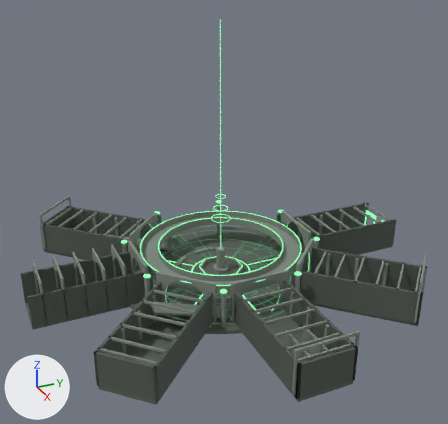
A saved change to the glTF model room/models/lobby.glb.
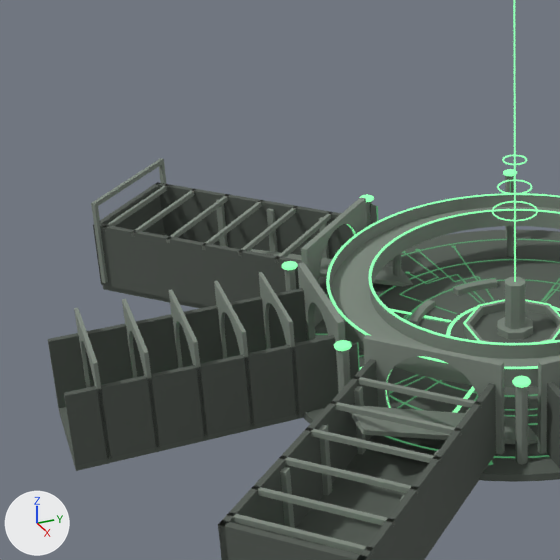
Old and new are each drawn whole from a 50 mm lens placed at (82.2, -36.4, 51.7), pointed at (5.4, -1.9, 13.3) and again close up on the part from 0% to 54% of the width and 30% to 87% of the height. Every picture has the same lights, and +X, +Y and +Z are marked at lower left. The last two pictures show the newer version. Where no turn or scale is listed for an object, it has been applied to the vertices.

Names of what the first close-up shows: 'lobby-000', 'lobby-007', 'lobby-008', 'lobby-009', 'lobby-011', 'lobby-012', 'lobby-057', 'lobby-058', 'lobby-059', 'lobby-061', 'lobby-069', 'lobby-070', 'lobby-088', 'lobby-089', 'lobby-090', 'lobby-091', 'lobby-092', 'lobby-141' and 63 more.
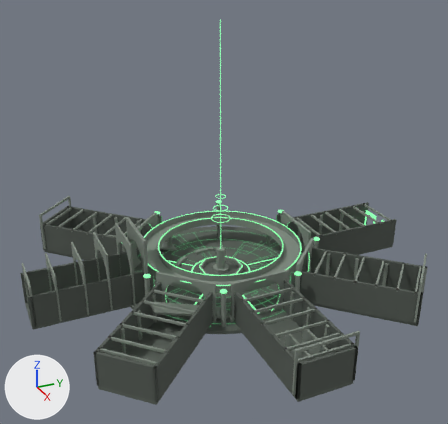
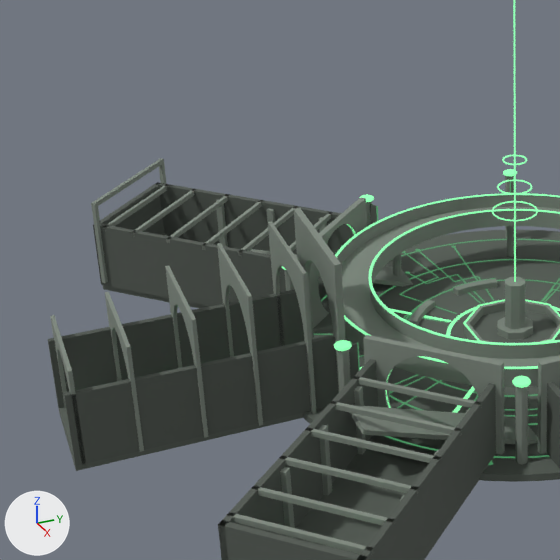
The change, as a list of edits to the scene's bpy script:
```text
Change me_geometry_9:
    used by ob_lobby_009; location = (0.0, 0.0, 0.0)
    remove me_geometry_9.from_pydata(...)  # 142 vertices, 280 faces; spans x -4.5..4.5, y -14.23..-13.77, z 0.0..6.5
    add me_geometry_9.from_pydata(...)  # 142 vertices, 280 faces; spans x -4.5..4.5, y -14.23..-13.77, z 0.0..10.6
    me_geometry_9 part 1: 138 of 142 vertices moved; they spanned x -4.5..4.5, y -14.23..-13.77, z 0.0..6.5 and now span x -4.5..4.5, y -14.23..-13.77, z 0.0..10.6; mean shift (0.0, 0.0, 2.86); largest move (-4.5, -13.77, 6.5) -> (-4.5, -13.77, 10.6)
Change me_geometry_88:
    used by ob_lobby_088; location = (0.0, 0.0, 0.0)
    remove me_geometry_88.from_pydata(...)  # 142 vertices, 280 faces; spans x -3.7..3.7, y -17.12..-16.88, z 0.0..6.8
    add me_geometry_88.from_pydata(...)  # 142 vertices, 280 faces; spans x -4.1..4.1, y -16.12..-15.88, z 0.0..10.2
    me_geometry_88 part 2: 142 of 142 vertices moved; they spanned x -3.7..3.7, y -17.12..-16.88, z 0.0..6.8 and now span x -4.1..4.1, y -16.12..-15.88, z 0.0..10.2; mean shift (0.0, 1.0, 2.28)
Change me_geometry_89:
    used by ob_lobby_089; location = (0.0, 0.0, 0.0)
    remove me_geometry_89.from_pydata(...)  # 142 vertices, 280 faces; spans x -3.7..3.7, y -20.12..-19.88, z 0.0..6.8
    add me_geometry_89.from_pydata(...)  # 142 vertices, 280 faces; spans x -4.0..4.0, y -19.62..-19.38, z 0.0..9.33
    me_geometry_89 part 3: 142 of 142 vertices moved; they spanned x -3.7..3.7, y -20.12..-19.88, z 0.0..6.8 and now span x -4.0..4.0, y -19.62..-19.38, z 0.0..9.33; mean shift (0.0, 0.5, 1.69)
Change me_geometry_90:
    used by ob_lobby_090; location = (0.0, 0.0, 0.0)
    remove me_geometry_90.from_pydata(...)  # 142 vertices, 280 faces; spans x -3.7..3.7, y -23.12..-22.88, z 0.0..6.8
    add me_geometry_90.from_pydata(...)  # 142 vertices, 280 faces; spans x -3.91..3.91, y -23.12..-22.88, z 0.0..8.46
    me_geometry_90 part 4: 142 of 142 vertices moved; they spanned x -3.7..3.7, y -23.12..-22.88, z 0.0..6.8 and now span x -3.91..3.91, y -23.12..-22.88, z 0.0..8.46; mean shift (0.0, 0.0, 1.09)
Change me_geometry_91:
    used by ob_lobby_091; location = (0.0, 0.0, 0.0)
    remove me_geometry_91.from_pydata(...)  # 142 vertices, 280 faces; spans x -3.7..3.7, y -26.12..-25.88, z 0.0..6.8
    add me_geometry_91.from_pydata(...)  # 142 vertices, 280 faces; spans x -3.8..3.8, y -27.12..-26.88, z 0.0..7.47
    me_geometry_91 part 5: 142 of 142 vertices moved; they spanned x -3.7..3.7, y -26.12..-25.88, z 0.0..6.8 and now span x -3.8..3.8, y -27.12..-26.88, z 0.0..7.47; mean shift (0.0, -1.0, 0.41)
Change me_geometry_92:
    used by ob_lobby_092; location = (0.0, 0.0, 0.0)
    remove me_geometry_92.from_pydata(...)  # 142 vertices, 280 faces; spans x -3.7..3.7, y -29.12..-28.88, z 0.0..6.8
    add me_geometry_92.from_pydata(...)  # 142 vertices, 280 faces; spans x -3.7..3.7, y -30.62..-30.38, z 0.0..6.6
    me_geometry_92 part 6: all 134 vertices in x -3.7..3.7, y -29.12..-28.88, z 3.0..6.8 are moved by (0.0, -1.5, -0.2)
    me_geometry_92 part 7: all 8 vertices in x -3.7..3.7, y -29.12..-28.88, z 0.0 are moved by (0.0, -1.5, 0.0)
```

Location of each change, [x1, y1, x2, y2] in pixels of the close-ups (560 x 560 px; the box of a moved part takes in the faces that stretch with it):
'lobby-009', reshaped (8% wider, 41% taller): before [298, 262, 346, 393]; after [294, 208, 346, 393]
'lobby-088', reshaped (19% wider, 36% taller): before [259, 272, 300, 414]; after [268, 221, 317, 414]
'lobby-089', reshaped (15% wider, 27% taller): before [214, 281, 254, 425]; after [217, 243, 263, 426]
'lobby-091', reshaped (7% taller): before [122, 298, 160, 447]; after [105, 292, 144, 452]
'lobby-090', reshaped (10% wider, 18% taller): before [169, 289, 208, 436]; after [165, 265, 208, 438]
'lobby-092', reshaped: before [74, 308, 111, 458]; after [50, 315, 86, 462]
part 6 of me_geometry_92, moved or reshaped: before [74, 308, 97, 386]; after [50, 315, 72, 392]
part 7 of me_geometry_92, moved or reshaped: before [75, 317, 111, 458]; after [51, 323, 86, 462]
